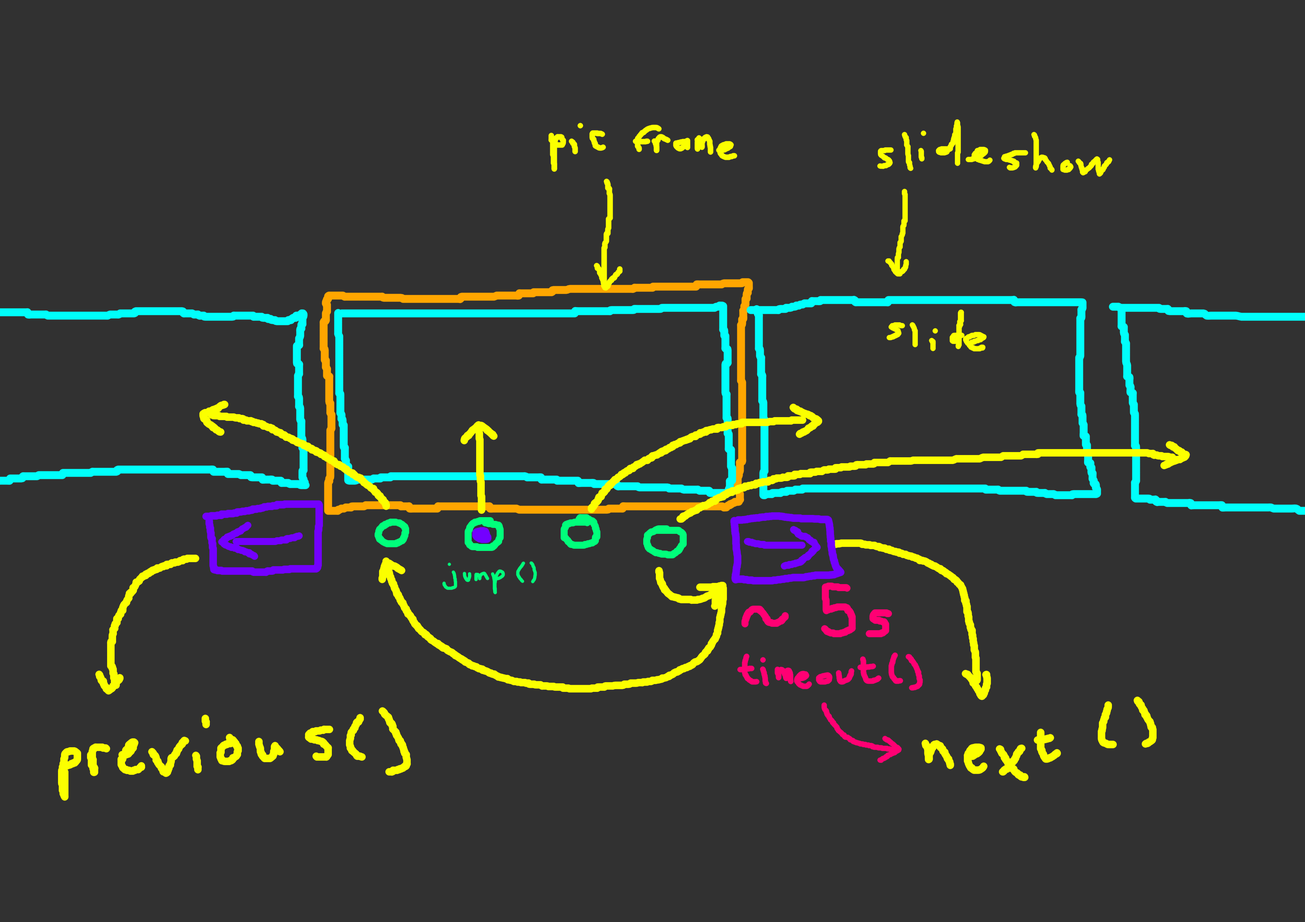
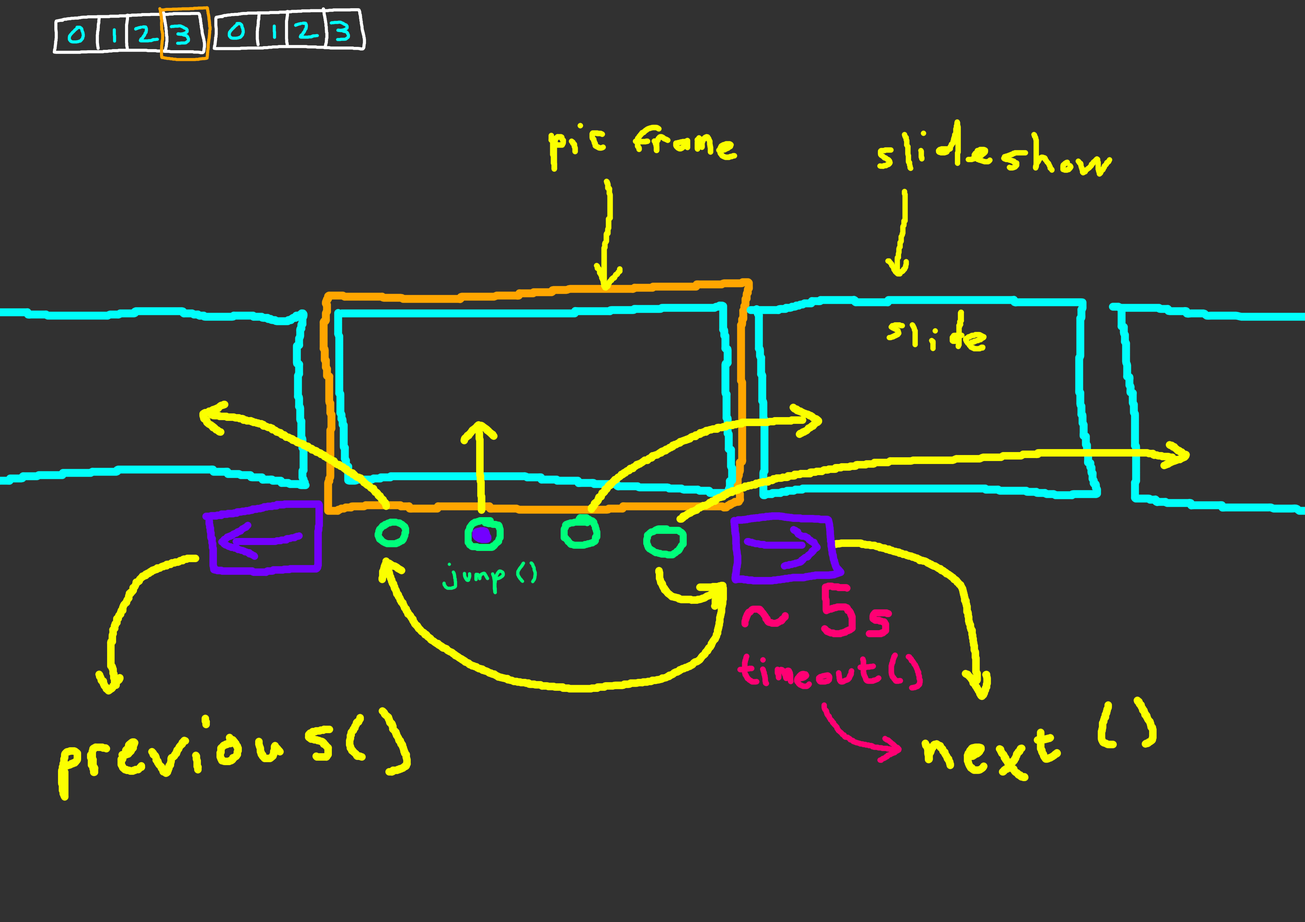
The second 1305 x 922 image is a revision of the first. Changes to its layers:
added layer "Paint Layer 2" above "Paint Layer 1" over [142,5,215,62]
painted on "Paint Layer 1" over [52,5,367,62]
